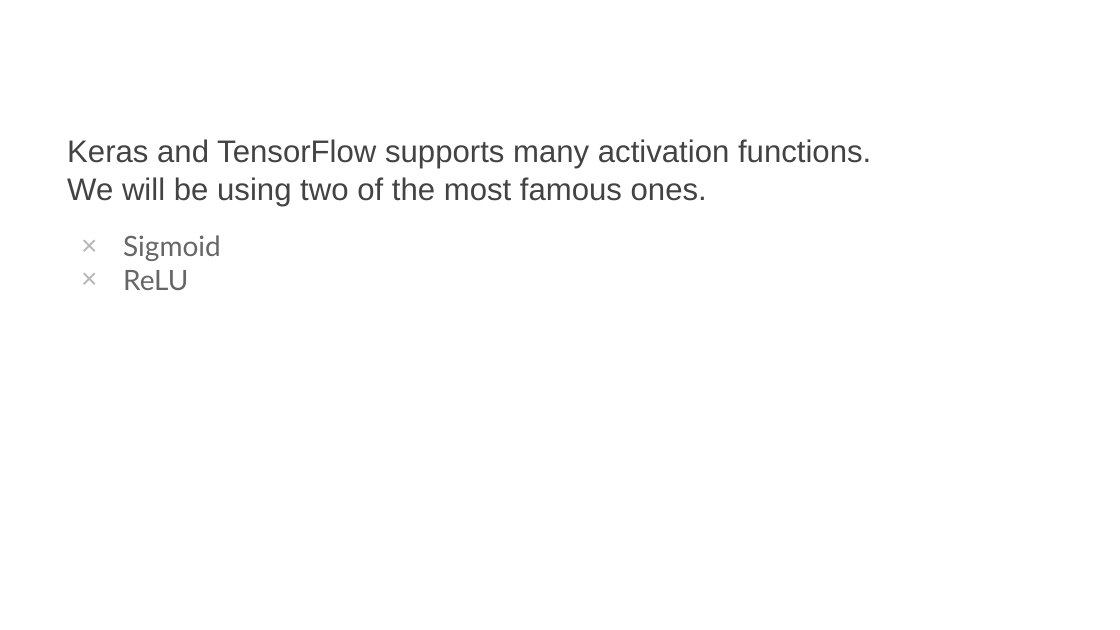
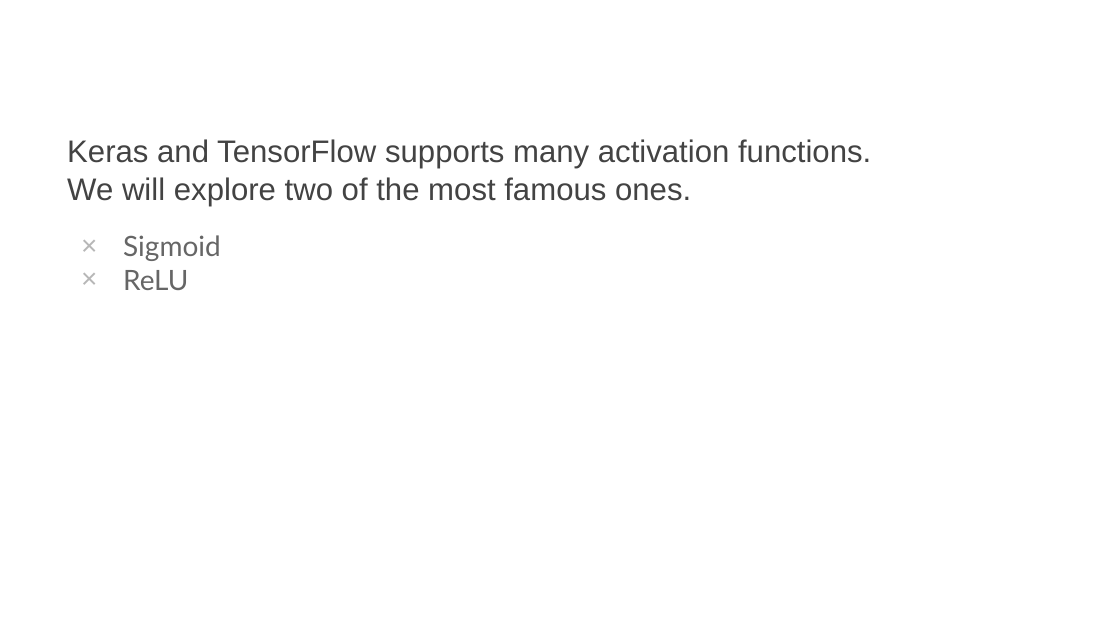
Before and after one commit to Errrneist/Multi-Layer_Perception, a slide deck: slide 4 of Chapter 2/Chapter2-L3-Activation_Function.pptx. Drawn at 1120x630 pixels with LibreOffice and Linux fonts; fonts in the diff are those of the drawing; background and template pictures are left out. Boxes give left, top, right and bottom in pixels: in the first picture for what was removed or moved away, otherwise in the second. Text is boxed around its words. In the diff, an @@ line names an element or a change of style, - is before the commit and + after.

```diff
--- a/Chapter 2/Chapter2-L3-Activation_Function.pptx
+++ b/Chapter 2/Chapter2-L3-Activation_Function.pptx
@@ title at [67, 139, 871, 206]: text changed @@
-Keras and TensorFlow supports many activation functions.
-We will be using two of the most famous ones.
+Keras and TensorFlow supports many activation functions.
+We will explore two of the most famous ones.
```
Also in this commit, not shown: 4 other slides changed, 28 slides removed, 3 other files.
